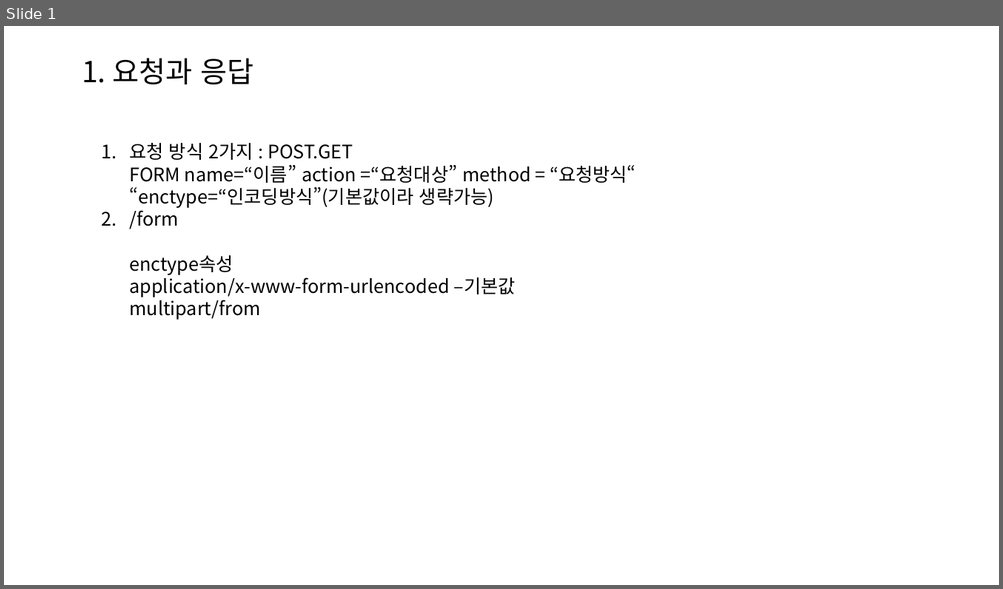
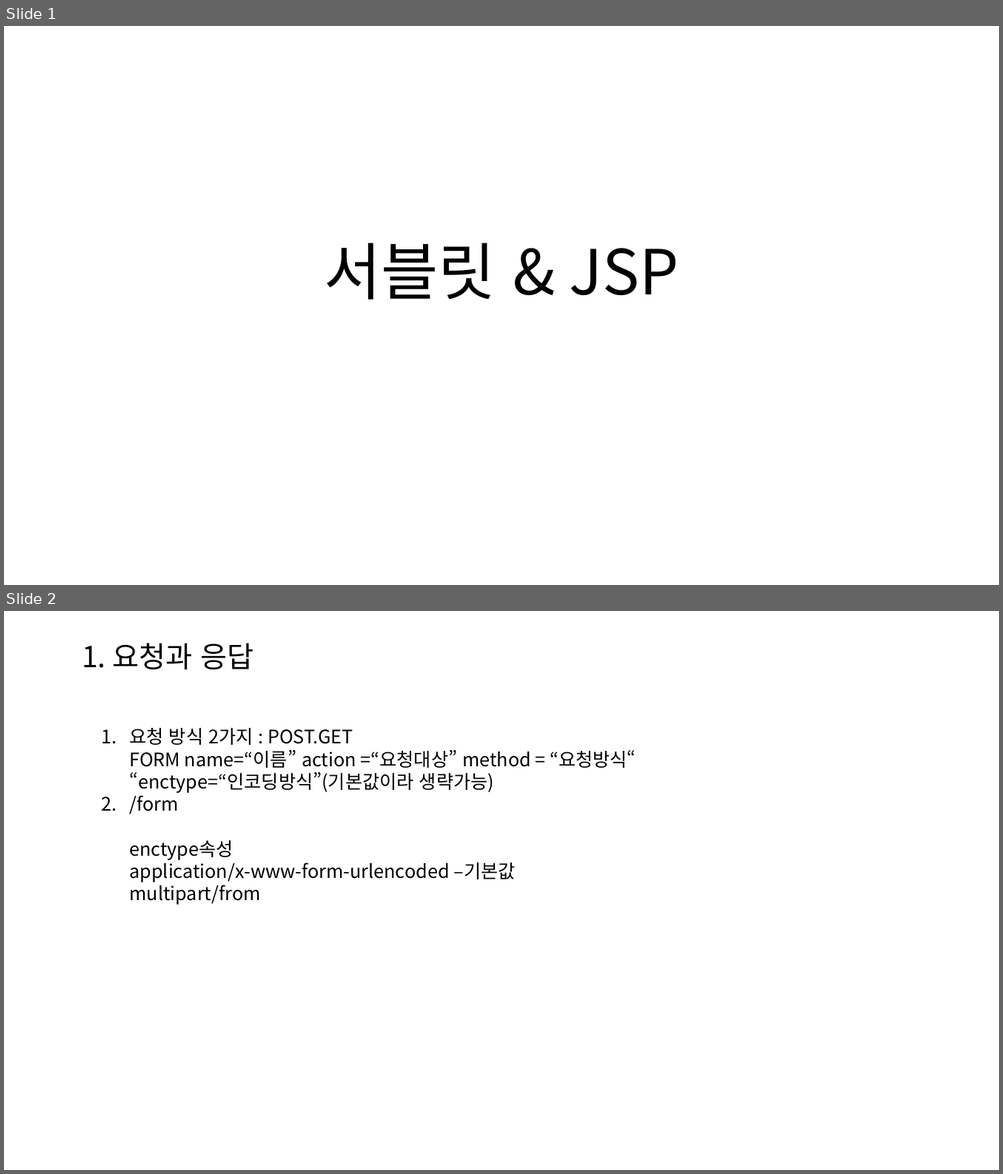
Before and after one commit to ChaeKyungChul/Document.File, a slide deck: 문서/자바/2024-03-06 java.pptx. Shown one above the other, each under a label of ours: slide 1 before the commit, slides 1 and 2 after it. The pictures are 1003x589 and 1003x1174 pixels, drawn with LibreOffice and Linux fonts; fonts in the diff are those of the drawing. Boxes give left, top, right and bottom in pixels: in the first picture for what was removed or moved away, otherwise in the second. Text is boxed around its words. In the diff, an @@ line names an element or a change of style, - is before the commit and + after.

```diff
--- a/문서/자바/2024-03-06 java.pptx
+++ b/문서/자바/2024-03-06 java.pptx
@@ slide 1 added at bbox=[4, 26, 999, 585], background #FFFFFF @@
@@ title added at bbox=[324, 243, 679, 300], 60 pt, text #000000 @@
+서블릿 & JSP
@@ what was slide 1 is now slide 2 @@
```
Also in this commit, not shown: 11 other slides added, 2 slides removed, 20 other files.
